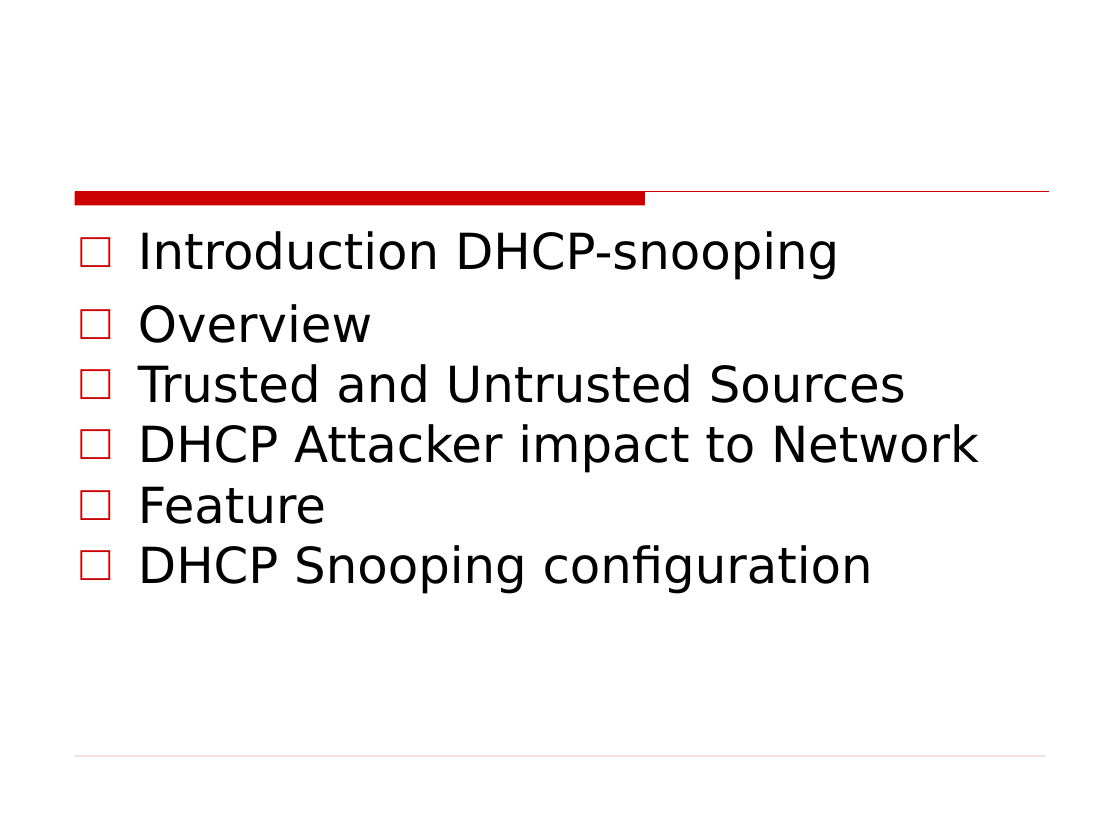
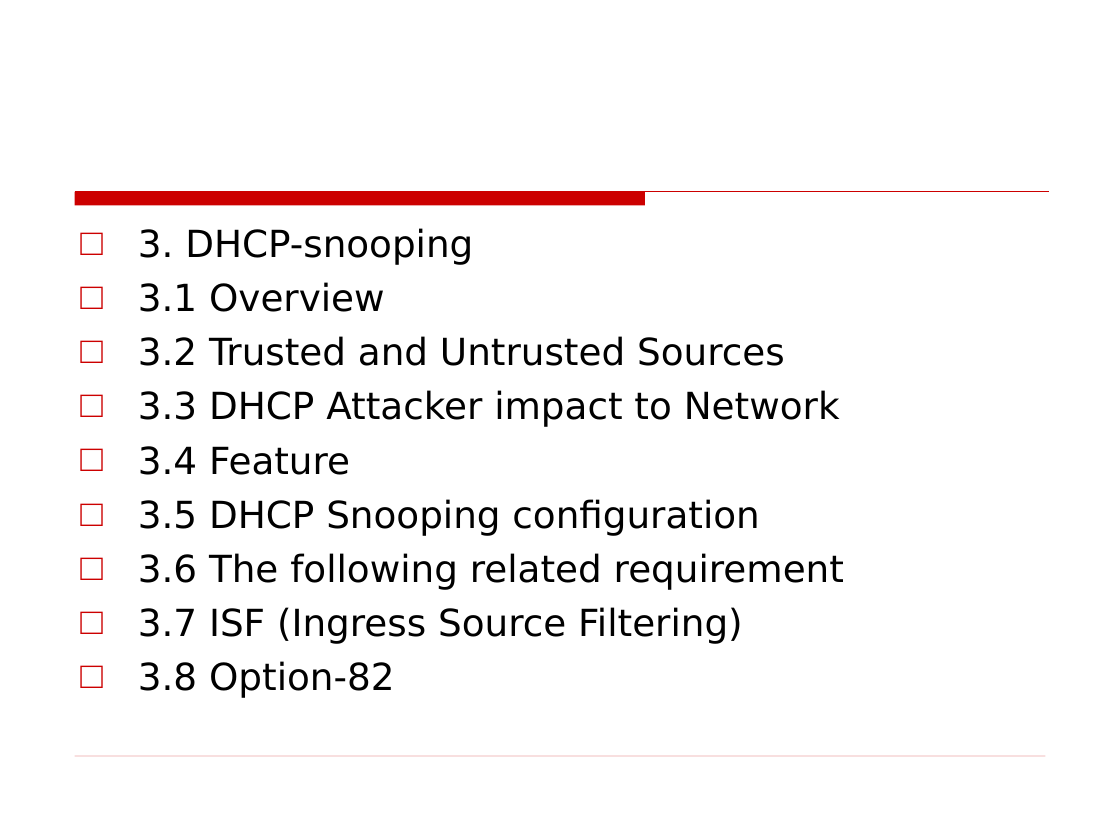
Before and after one commit to huynhlinh112/Test, a slide deck: slide 4 of DHCP.ppt (slide 3 before the commit). Drawn at 1120x840 pixels with LibreOffice and Linux fonts; fonts in the diff are those of the drawing; background and template pictures are left out. Boxes give left, top, right and bottom in pixels: in the first picture for what was removed or moved away, otherwise in the second. Text is boxed around its words. In the diff, an @@ line names an element or a change of style, - is before the commit and + after.

```diff
--- a/DHCP.ppt
+++ b/DHCP.ppt
@@ text at <box>138,228,844,698</box>: text changed; size 32 to 24 pt @@
-□ Introduction DHCP-snooping
-□ Overview
-□ Trusted and Untrusted Sources
-□ DHCP Attacker impact to Network
-□ Feature
-□ DHCP Snooping configuration
+□ 3. DHCP-snooping
+□ 3.1 Overview
+□ 3.2 Trusted and Untrusted Sources
+□ 3.3 DHCP Attacker impact to Network
+□ 3.4 Feature
+□ 3.5 DHCP Snooping configuration
+□ 3.6 The following related requirement
+□ 3.7 ISF (Ingress Source Filtering)
+□ 3.8 Option-82
```
Also in this commit, not shown: 20 other slides changed, 22 slides added, 6 slides removed.
